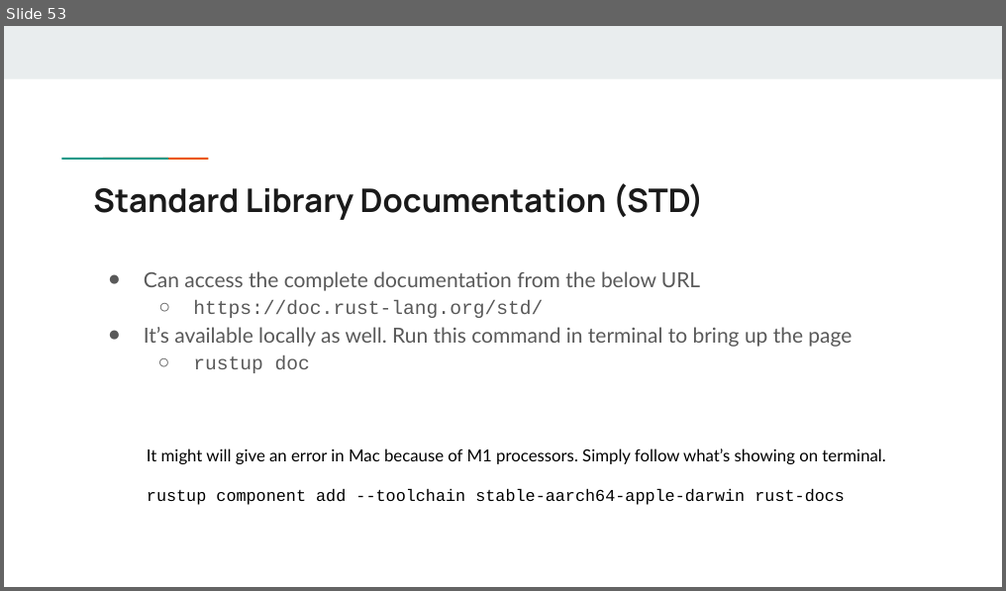
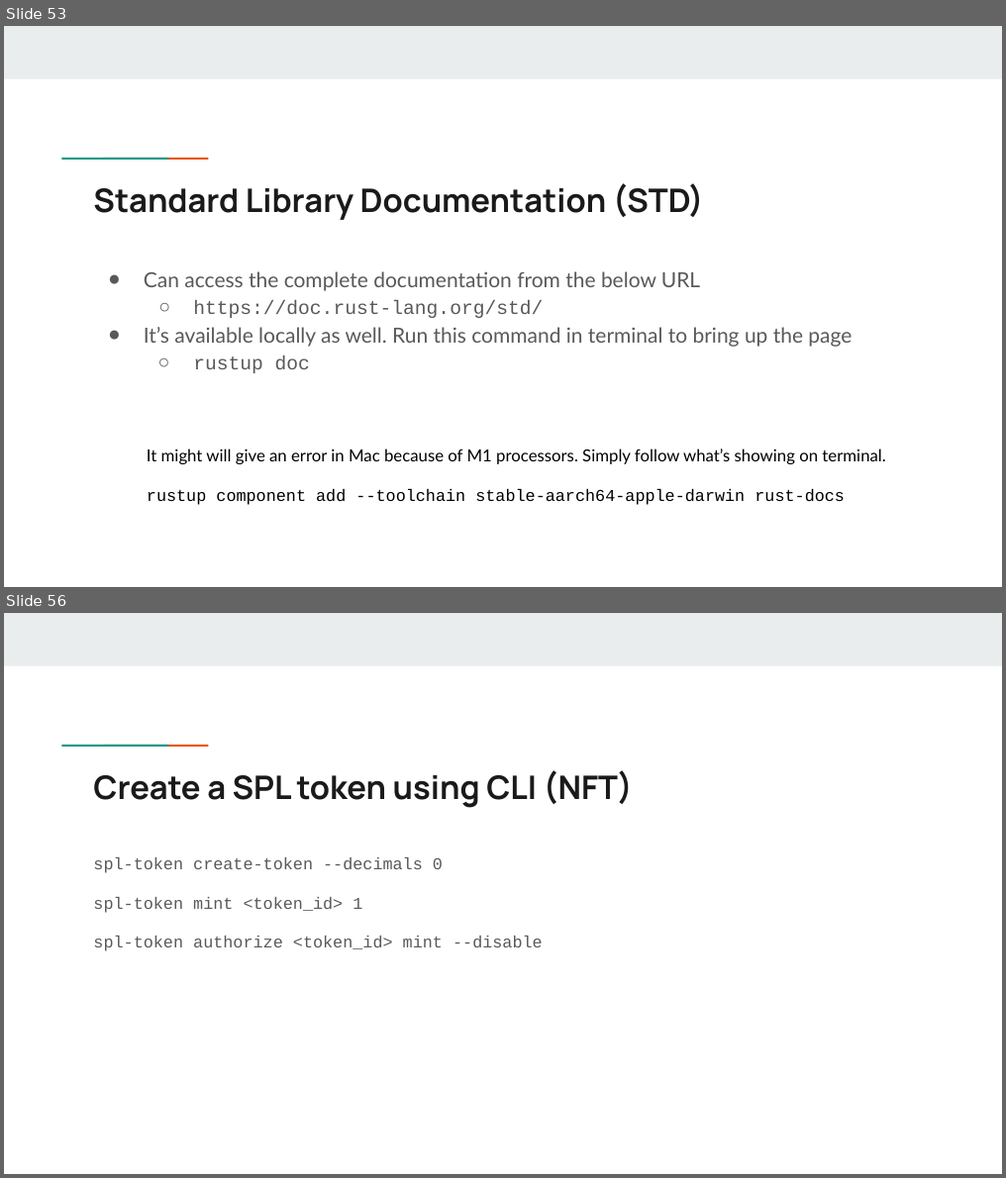
Before and after one commit to anj-powr/rust-solana-dev, a slide deck: Rust - Crash Course.pptx. Shown one above the other, each under a label of ours: slide 53 before the commit, slides 53 and 56 after it; the slides between them are not shown. The pictures are 1006x591 and 1006x1178 pixels, drawn with LibreOffice and Linux fonts; fonts in the diff are those of the drawing. Boxes give left, top, right and bottom in pixels: in the first picture for what was removed or moved away, otherwise in the second. Text is boxed around its words. In the diff, an @@ line names an element or a change of style, - is before the commit and + after.

```diff
--- a/Rust - Crash Course.pptx
+++ b/Rust - Crash Course.pptx
@@ slide 56 added at box(4, 613, 1002, 1174), background #FFFFFF; not listed: 3 template elements that a slide beside it also shows @@
@@ title added at box(93, 770, 633, 808), 23.4 pt, text #1A1A1A, bold @@
+Create a SPL token using CLI (NFT)
@@ text added at box(93, 858, 543, 952), 12 pt, text #595959 @@
+spl-token create-token --decimals 0
+spl-token mint <token_id> 1
+spl-token authorize <token_id> mint --disable
```
Also in this commit, not shown: 3 other slides added.
